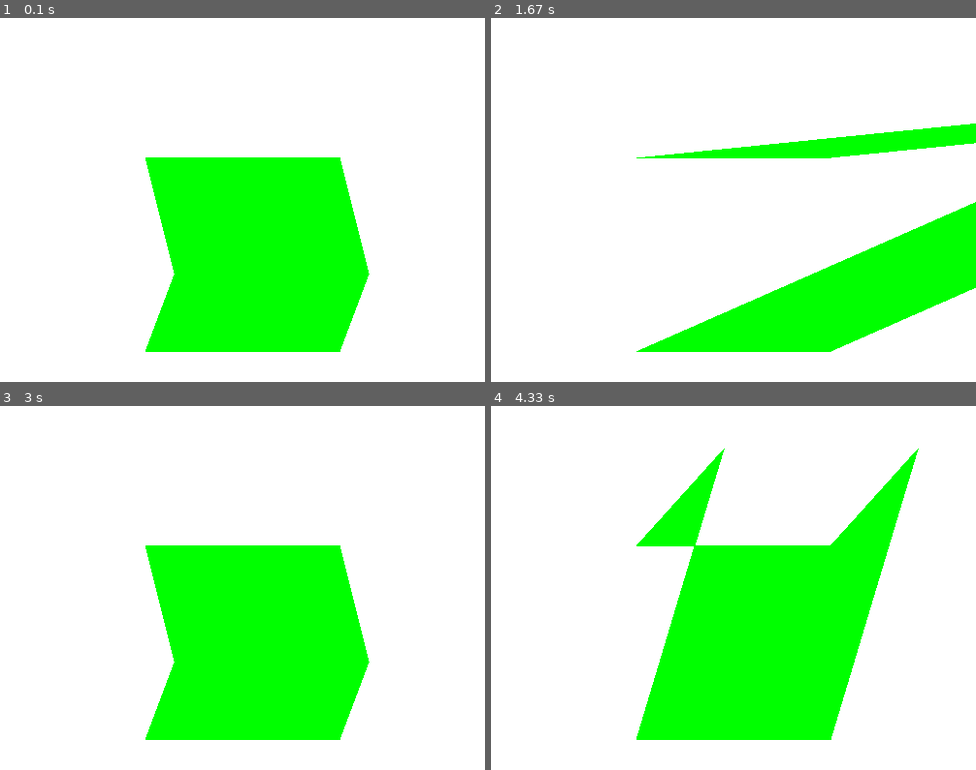
Above: before the commit, frames 1-4 (two rows, left to right).
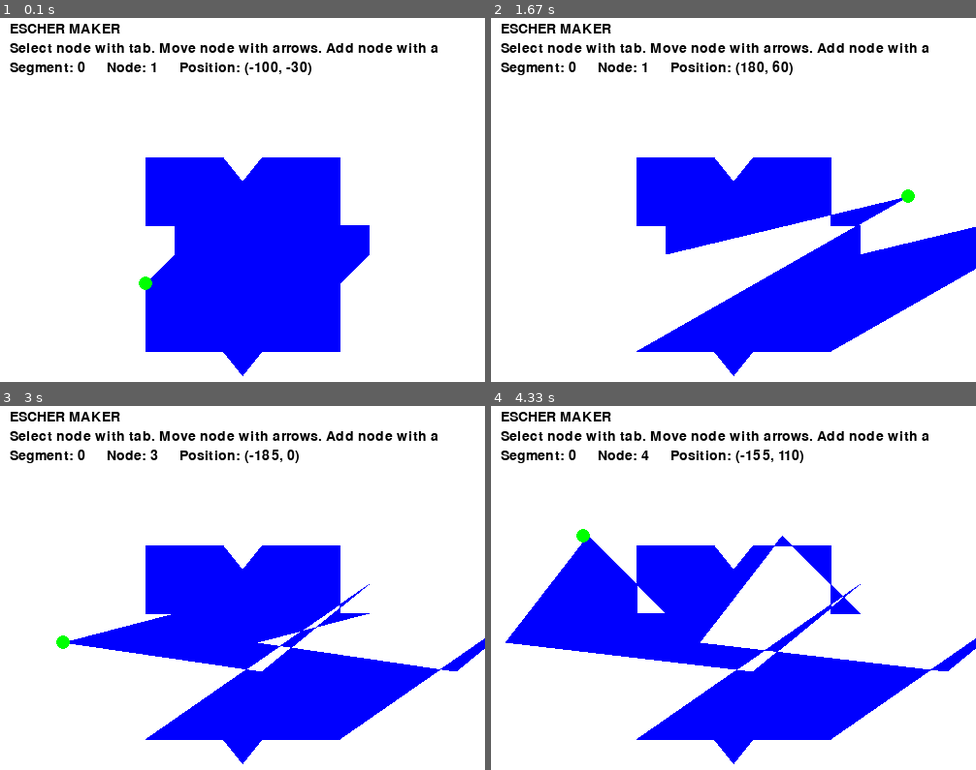
Above: after the commit, the same moments.

Repository: TripleDotDaniel/Escher-maker
Game: pygame game, started from escher-pygame.py
Two runs of this game, one before a commit and one after it. Both use one fixed random seed, a clock stepped at 60 frames per second and the inputs below.
Inputs:
- Up to frame 1 (0.1 s): no input
- Up to frame 2 (1.67 s): hold Right 0.33-0.8 s; hold Up 0.83-1.13 s; hold Right 1.17-1.63 s
- Up to frame 3 (3 s): hold Left 1.67-2.2 s; tap A at 1.82 s; hold Down 2.23-2.53 s; hold Tab 2.57-2.97 s; hold Left 2.57-2.97 s
- Up to frame 4 (4.33 s): hold Left 3-3.4 s; tap A at 3.15 s; hold Up 3.43-3.8 s; hold Right from 3.83 s (still down)

The runs differ from the first frame. In frame 1, 25% of the frame differs, in the area x 2-91%, y 1-99%; in frame 2, 28%; in frame 3, 28%; in frame 4, 37%, in the area x 2-100%, y 1-99%.

Commit message:
Added options to select and add nodes

Diff:
--- a/escher-pygame.py
+++ b/escher-pygame.py
@@ -45,15 +45,32 @@
 def print_combined_segments(shape: Shape):
 	pprint.pp(shape_combined_segments(shape))
 
-def add_node_to_segment(segment:Segment, new_node:Node, index:int):
-	new_nodes = segment.nodes
-	new_nodes.insert(index, new_node)
-	return Segment(new_nodes, segment.trans)
-
-def update_node_in_segment(segment:Segment, updated_node:Node, index:int):
-	updated_nodes = segment.nodes
-	updated_nodes[index] = updated_node
-	return Segment(updated_nodes, segment.trans)
+def add_node_to_shape(shape: Shape, segment_id, node_id, node_x, node_y):
+	segments = shape.segments
+	segment = segments[segment_id]
+	segment = add_node_to_segment(segment, node_id, node_x, node_y)
+	segments[segment_id] = segment
+	return Shape(segments)
+
+def add_node_to_segment(segment:Segment, node_id, node_x, node_y):
+	nodes = segment.nodes
+	node = Node(node_x, node_y)
+	nodes.insert(node_id, node)
+	return Segment(nodes, segment.trans)
+
+def move_node_in_shape(shape: Shape, segment_id, node_id, node_delta_x, node_delta_y):
+	segments = shape.segments
+	segment = segments[segment_id]
+	segment = move_node_in_segment(segment, node_id, node_delta_x, node_delta_y)
+	segments[segment_id] = segment
+	return Shape(segments)
+
+def move_node_in_segment(segment:Segment, node_id, node_delta_x, node_delta_y):
+	nodes = segment.nodes
+	node = nodes[node_id]
+	node = Node(node.x + node_delta_x, node.y + node_delta_y)
+	nodes[node_id] = node
+	return Segment(nodes, segment.trans)
 
 def shape_coordinates(shape:Shape):
 	nodes = []
@@ -66,8 +83,14 @@
 def print_coordinates(shape: Shape):
 	pprint.pp(shape_coordinates(shape))
 
-
-# Steps for demonstration
+def shape_movable_nodes(shape:Shape):
+	moveable_nodes = []
+	for segment_id, segment in enumerate(shape.segments):
+		for node_id, node in enumerate(segment.nodes[1:-1]):
+			moveable_nodes.append((segment_id, node_id + 1))
+	return moveable_nodes
+
+# Create start square
 def create_square_shape():
 	# Create square
 	node1 = Node(-100, -100) # left-bottom
@@ -82,87 +105,108 @@
 		nodes = [node2, node3],
 		trans = 'y'
 	)
-
-	shape = Shape([segment1, segment2])
-	print("Create square")
-	print_combined_segments(shape)
-	return shape
-
-def add_node_to_first_segment(shape: Shape):
-	segment1 = shape.segments[0]
-	segment2 = shape.segments[1]
-	node = Node(-70, 20) # Make a small dent just below the middle
-	index = 1 # Put node between the first and the second node
-	segment1 = add_node_to_segment(segment1, node, index)
-	shape = Shape([segment1, segment2])
-	print("\nAdd node to first segment")
-	print_combined_segments(shape)
-	return shape
-
-def move_node_in_first_segment(shape: Shape, move_x, move_y):
-	segment1 = shape.segments[0]
-	segment2 = shape.segments[1]
-	index = 1
-	node = segment1.nodes[index]
-	moved_node = Node(node.x + move_x, node.y + move_y)
-	segment1 = update_node_in_segment(segment1, moved_node, index)
-	shape = Shape([segment1, segment2])
-	print("\nUpdate node in first segment")
-	print_combined_segments(shape)
-	return shape
+	return Shape([segment1, segment2])
 
 
 # Pygame
-from pygame.locals import (K_UP, K_DOWN, K_LEFT, K_RIGHT, K_ESCAPE, KEYDOWN, QUIT)
-
+from pygame.locals import (K_UP, K_DOWN, K_LEFT, K_RIGHT, K_a, K_ESCAPE, K_TAB, KEYDOWN, QUIT)
 pygame.init()
 screen = pygame.display.set_mode([500, 500])
 clock = pygame.time.Clock()
 
+# Set colors
 white = (255,255,255)
 black = (0,0,0)
 red = (255,0,0)
 green = (0,255,0)
 blue = (0,0,255)
 
-# Set origin (0, 0) in the center of the screen instead of top-left
-center_origin = lambda p: (p[0] + screen.get_width() // 2, p[1] + screen.get_height() // 2)
+# Set origin (0, 0) in the center of the screen instead of top-left and flip direction of y-axis
+center_origin = lambda p: (p[0] + screen.get_width() // 2, -p[1] + screen.get_height() // 2)
 center_origins = lambda l: [center_origin(coordinates) for coordinates in l]
 
 # Set the start shape
 shape = create_square_shape()
-shape = add_node_to_first_segment(shape)
-
+shape = add_node_to_shape(shape, segment_id=0, node_id=1, node_x=-100, node_y=-30)
+shape = add_node_to_shape(shape, segment_id=0, node_id=2, node_x=-70, node_y=0)
+shape = add_node_to_shape(shape, segment_id=0, node_id=3, node_x=-70, node_y=30)
+shape = add_node_to_shape(shape, segment_id=0, node_id=4, node_x=-100, node_y=30)
+shape = add_node_to_shape(shape, segment_id=1, node_id=1, node_x=-20, node_y=100)
+shape = add_node_to_shape(shape, segment_id=1, node_id=2, node_x=-0, node_y=75)
+shape = add_node_to_shape(shape, segment_id=1, node_id=3, node_x=20, node_y=100)
+print("Start shape")
+print_combined_segments(shape)
+print_coordinates(shape)
+
+# Select the start node for movement
+selected_id = 0
+
+# Set the texts
+font = pygame.font.Font(pygame.font.get_default_font(), 14)
+draw_text = lambda text, pos: screen.blit(font.render(text, True, black), pos)
+
+# Start loop
 running = True
 while running:
-
+	movable_nodes = shape_movable_nodes(shape)
+	selected_segment_id = movable_nodes[selected_id][0]
+	selected_node_id = movable_nodes[selected_id][1]
+	selected_node = shape.segments[selected_segment_id].nodes[selected_node_id]
+
+	# Single key-press
 	for event in pygame.event.get():
 		if event.type == KEYDOWN:
 			if event.key == K_ESCAPE:
 				running = False
+
+			if event.key == K_TAB:
+				selected_id += 1
+				if selected_id >= len(movable_nodes):
+					selected_id = 0
+
+			if event.key == K_a:
+				shape = add_node_to_shape(
+					shape,
+					segment_id=selected_segment_id,
+					node_id=selected_node_id,
+					node_x=selected_node.x,
+					node_y=selected_node.y
+				)
+				selected_id += 1
+
 		elif event.type == QUIT:
 			running = False
 
+	# Continious key-press
 	pressed_keys = pygame.key.get_pressed()
 
 	if pressed_keys[K_UP]:
-		shape = move_node_in_first_segment(shape, 0, -10)
+		shape = move_node_in_shape(shape, selected_segment_id, selected_node_id, 0, 5)
 		print_coordinates(shape)
 
 	if pressed_keys[K_DOWN]:
-		shape = move_node_in_first_segment(shape, 0, 10)
+		shape = move_node_in_shape(shape, selected_segment_id, selected_node_id, 0, -5)
 		print_coordinates(shape)
 
 	if pressed_keys[K_LEFT]:
-		shape = move_node_in_first_segment(shape, -10, 0)
+		shape = move_node_in_shape(shape, selected_segment_id, selected_node_id, -5, 0)
 		print_coordinates(shape)
 
 	if pressed_keys[K_RIGHT]:
-		shape = move_node_in_first_segment(shape, 10, 0)
+		shape = move_node_in_shape(shape, selected_segment_id, selected_node_id, 5, 0)
 		print_coordinates(shape)
 
 	screen.fill(white)
-	pygame.draw.polygon(screen, green, center_origins(shape_coordinates(shape)))
+
+	pygame.draw.polygon(screen, blue, center_origins(shape_coordinates(shape)))
+	pygame.draw.circle(screen, green, center_origin((selected_node.x, selected_node.y)), 7)
+
+	draw_text("ESCHER MAKER", (10, 10))
+	draw_text("Select node with tab. Move node with arrows. Add node with a", (10, 30))
+	draw_text(f"Segment: {selected_segment_id}", (10, 50))
+	draw_text(f"Node: {selected_node_id}", (110, 50))
+	draw_text(f"Position: ({selected_node.x}, {selected_node.y})", (185, 50))
+
 	pygame.display.update()
 
 	clock.tick(60)
